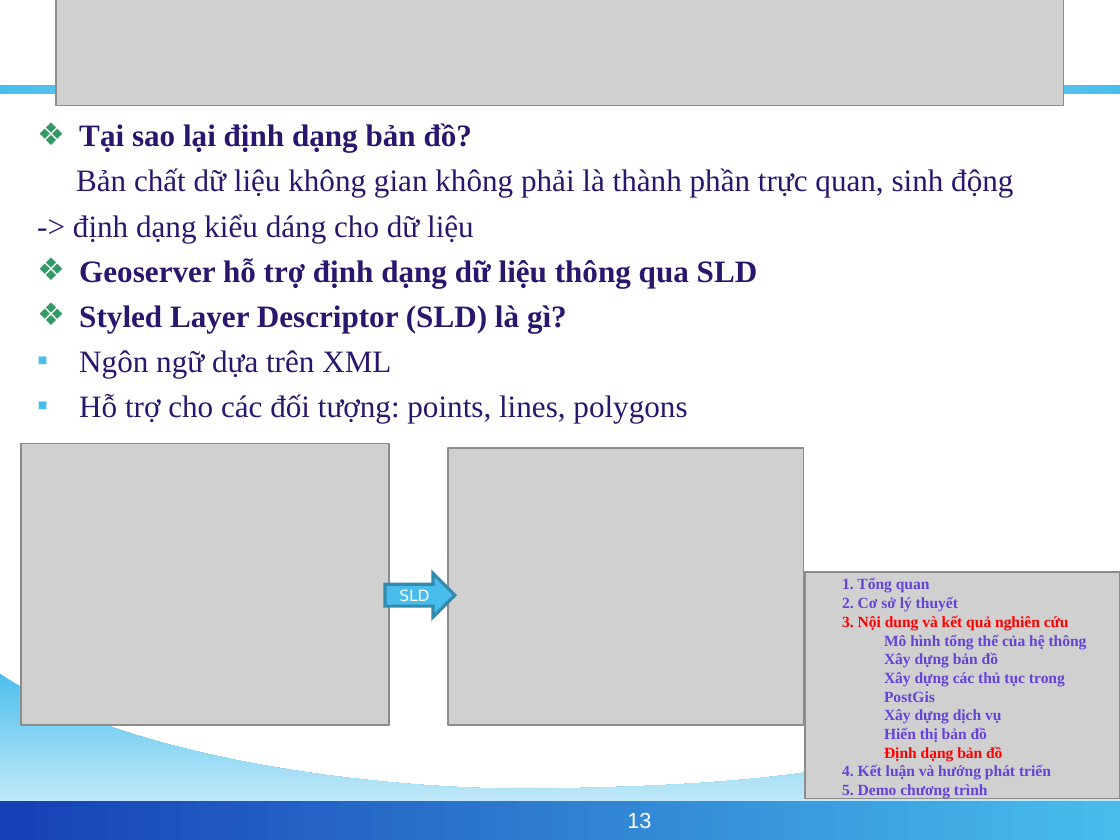
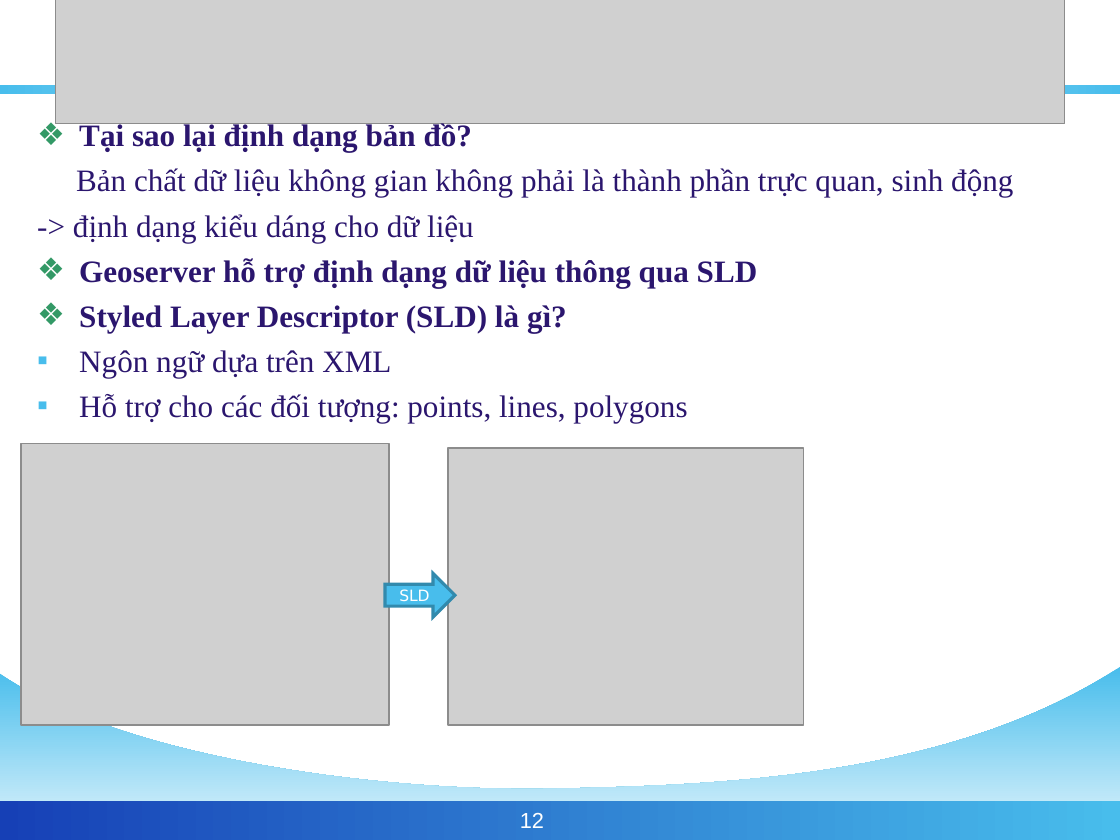
Before and after one commit to phamngsinh/cantho-webgis, a slide deck: slide 12 of Document/Bao Cao/BaoCaoLuanVan2.ppt (slide 13 before the commit). Drawn at 1120x840 pixels with LibreOffice and Linux fonts; fonts in the diff are those of the drawing; grey boxes stand for pictures; background and template pictures are left out. Boxes give left, top, right and bottom in pixels: in the first picture for what was removed or moved away, otherwise in the second. Text is boxed around its words. In the diff, an @@ line names an element or a change of style, - is before the commit and + after.

```diff
--- a/Document/Bao Cao/BaoCaoLuanVan2.ppt
+++ b/Document/Bao Cao/BaoCaoLuanVan2.ppt
@@ picture: place and size @@
-picture at <box>56,0,1064,105</box>
+picture at <box>55,0,1064,124</box>
@@ picture removed at <box>805,572,1120,799</box> @@
@@ text removed at <box>842,578,1087,799</box> @@
-1. Tổng quan
-2. Cơ sở lý thuyết
-3. Nội dung và kết quả nghiên cứu
-Mô hình tổng thể của hệ thông
-Xây dựng bản đồ
-Xây dựng các thủ tục trong PostGis
-Xây dựng dịch vụ
-Hiển thị bản đồ
-Định dạng bản đồ
-4. Kết luận và hướng phát triển
-5. Demo chương trình
@@ page number at <box>520,813,544,828</box>: text changed @@
-13
+12
```
Also in this commit, not shown: 26 other slides changed, 2 slides added, 2 slides removed.
